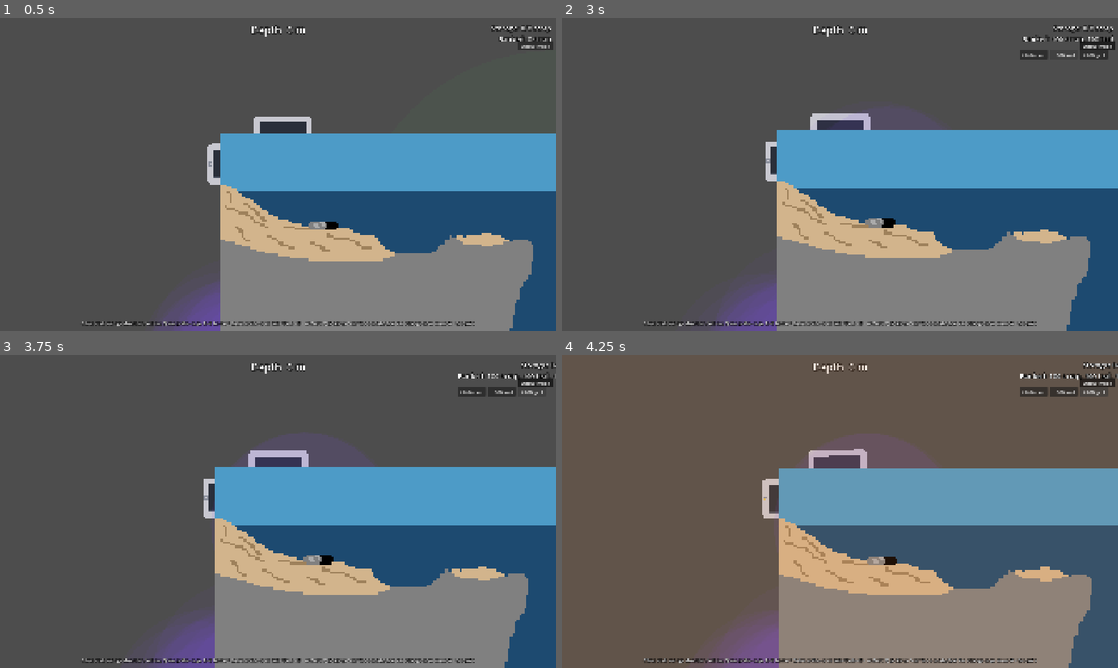
Above: before the commit, frames 1-4 (two rows, left to right).
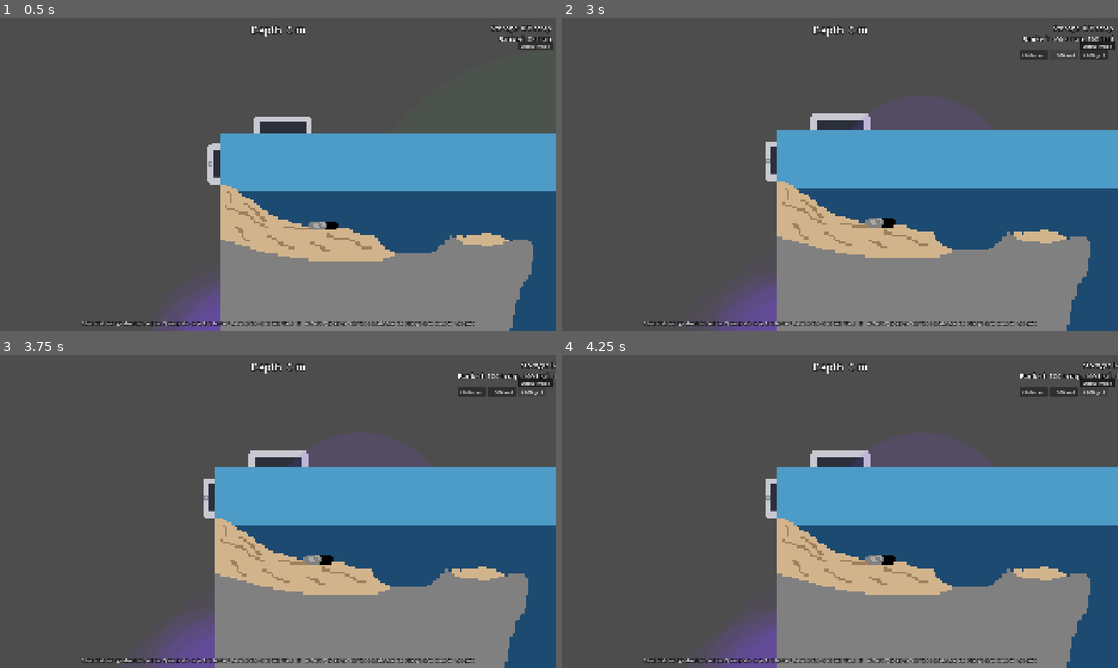
Above: after the commit, the same moments.

Repository: SnirNehemia/deeper
Game: Godot game, scene res://scenes/world.tscn
Two runs of this game, one before a commit and one after it. Both use one fixed random seed, a clock stepped at 60 frames per second and the inputs below.
Inputs:
- Up to frame 1 (0.5 s): no input
- Up to frame 2 (3 s): tap Enter at 0.5 s; hold D 0.53-1.25 s; tap E at 0.6 s; tap Space at 0.77 s; click "Debug mode" at 1.25 s; click "+100 scrap" at 2 s; click "+100 teal" at 2.75 s
- Up to frame 3 (3.75 s): click "+100 gold" at 3.5 s
- Up to frame 4 (4.25 s): no input

Frame 1 is identical in both runs. In frame 2, 0.1% of the frame differs, in the area x 48-54%, y 32-36%; in frame 3, 0.2%; in frame 4, 12%, in the area x 36-100%, y 2-100%.

Commit message:
Fix zero currency drops and fish swarming at one fixed point
reference_fish.tres had currency_drop_total=0 on every class block (an
M8 Module 0 placeholder field nothing read until this session's drop
code) -- fish were dying and dropping nothing. Set real per-tier totals
(Small 5, Big 15, Elite 50 + its existing gold_drop).

Separately: CHASE/HUNT had every aggroed fish swim straight at the sub's
single fixed origin point (which sits at the helm row's floor, i.e. "the
base") instead of the nearest point on the hull's actual surface -- so
several fish converging on the sub at once all stacked on the exact same
spot. New Fish._nearest_hull_point() (shared with the existing
_dist_to_sub_hull distance check) is now the swim target, so fish
approach and spread around the hull from wherever they actually are.
This targeting behavior predates this session's currency/clustering
work; confirmed via headless simulation against real map spawn data.

Headless-verified: test_fish shows the same single pre-existing failure
as before (unrelated territory-radius edge case); a 3-chaser convergence
simulation against real map coordinates confirms they no longer stack on
one exact point. Full regression sweep unchanged from the established
baseline. Project boots clean headless.

Co-Authored-By: Claude Sonnet 4.6 <noreply@anthropic.com>

Diff:
--- a/data/enemies/reference_fish.tres
+++ b/data/enemies/reference_fish.tres
@@ -10,7 +10,7 @@
 room_weight = 1.0
 size_scale = 1.0
 move_speed = 3.5
-currency_drop_total = 0
+currency_drop_total = 5
 gold_drop = 0
 elite_ability = "none"
 
@@ -21,7 +21,7 @@
 room_weight = 2.0
 size_scale = 1.3
 move_speed = 5.0
-currency_drop_total = 0
+currency_drop_total = 15
 gold_drop = 0
 elite_ability = "none"
 
@@ -32,7 +32,7 @@
 room_weight = 3.0
 size_scale = 1.6
 move_speed = 6.0
-currency_drop_total = 0
+currency_drop_total = 50
 gold_drop = 5
 elite_ability = "none"
 
--- a/scripts/fauna/fish.gd
+++ b/scripts/fauna/fish.gd
@@ -163,7 +163,7 @@
 			if not sub_in_territory:
 				state = State.RETURN
 			else:
-				_swim_toward(sub.global_position, feel.chase_speed * ppm, delta)
+				_swim_toward(_nearest_hull_point(global_position), feel.chase_speed * ppm, delta)
 				_try_bite(feel.chase_speed)
 				_try_ranged_fire(delta)
 		State.HUNT:
@@ -177,7 +177,7 @@
 				else:
 					_hunter_lose_timer = 0.0
 			var speed := feel.chaser_speed if behavior == Behavior.CHASER else feel.hunt_speed
-			_swim_toward(sub.global_position, speed * ppm, delta)
+			_swim_toward(_nearest_hull_point(global_position), speed * ppm, delta)
 			_try_bite(speed)
 			_try_ranged_fire(delta)
 		State.RECOVER:
@@ -207,14 +207,29 @@
 ## rects, distance-preserved by sub.to_local). Returns 0 if the point is
 ## inside the hull.
 func _dist_to_sub_hull(world_pos: Vector2) -> float:
+	return world_pos.distance_to(_nearest_hull_point(world_pos))
+
+## The nearest point on the sub's hull to `world_pos`, in world space. Used
+## as the actual swim target in CHASE/HUNT (2026-06-22 fix) instead of the
+## sub's single fixed origin point — every aggroed fish used to beeline for
+## that one exact coordinate (which reads as "the base of the sub" since the
+## sub re-anchors its origin to the helm row's floor), so several fish
+## converging on the sub at once would all stack on top of each other at
+## that one spot. Aiming at the closest hull surface instead spreads them
+## around the hull, approaching from wherever they actually are.
+func _nearest_hull_point(world_pos: Vector2) -> Vector2:
 	var local := sub.to_local(world_pos)
-	var min_dist := INF
+	var best := local
+	var best_dist := INF
 	for rect: Rect2 in sub.hull_rects():
 		var clamped := Vector2(
 			clampf(local.x, rect.position.x, rect.end.x),
 			clampf(local.y, rect.position.y, rect.end.y))
-		min_dist = minf(min_dist, local.distance_to(clamped))
-	return min_dist
+		var d := local.distance_to(clamped)
+		if d < best_dist:
+			best_dist = d
+			best = clamped
+	return sub.to_global(best)
 
 func _patrol(feel: GameFeel.FishFeel, ppm: float, delta: float) -> void:
 	# Drift between random points in the inner half of the territory.
